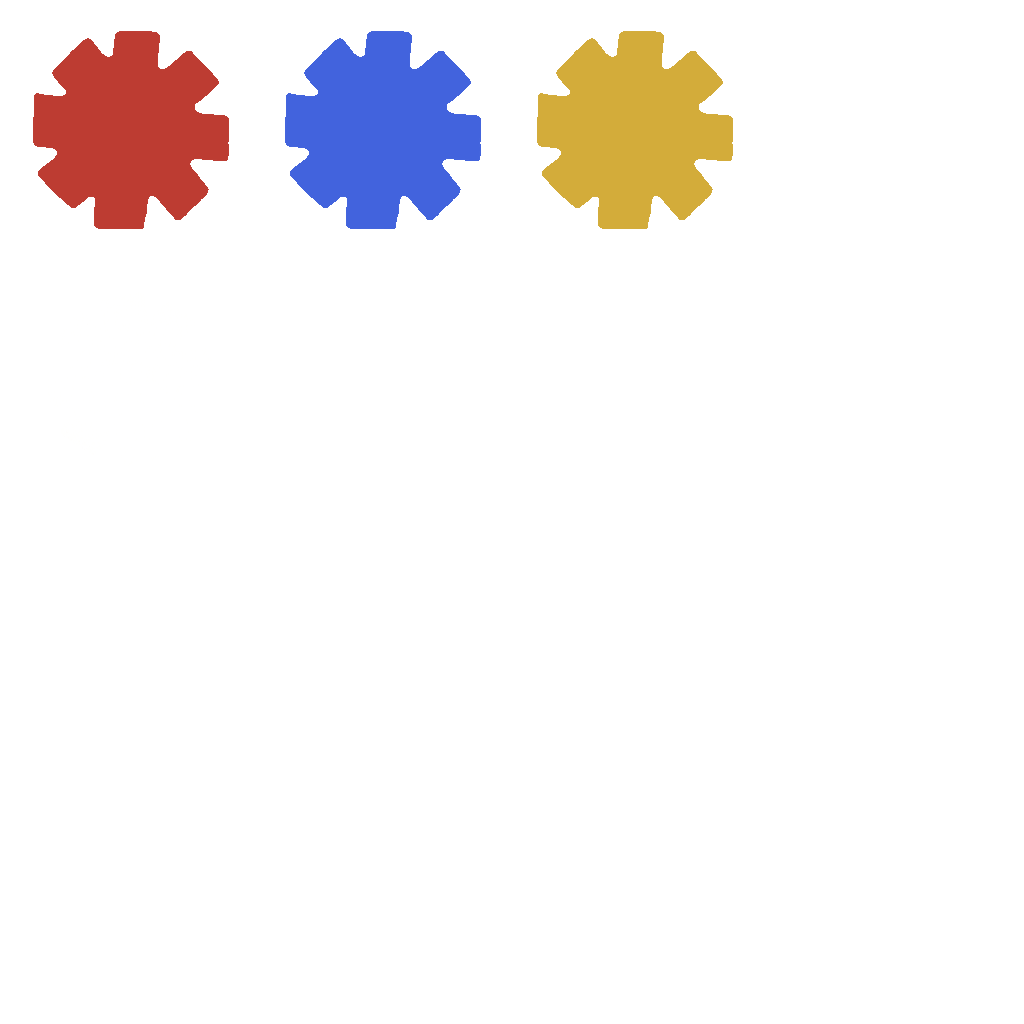
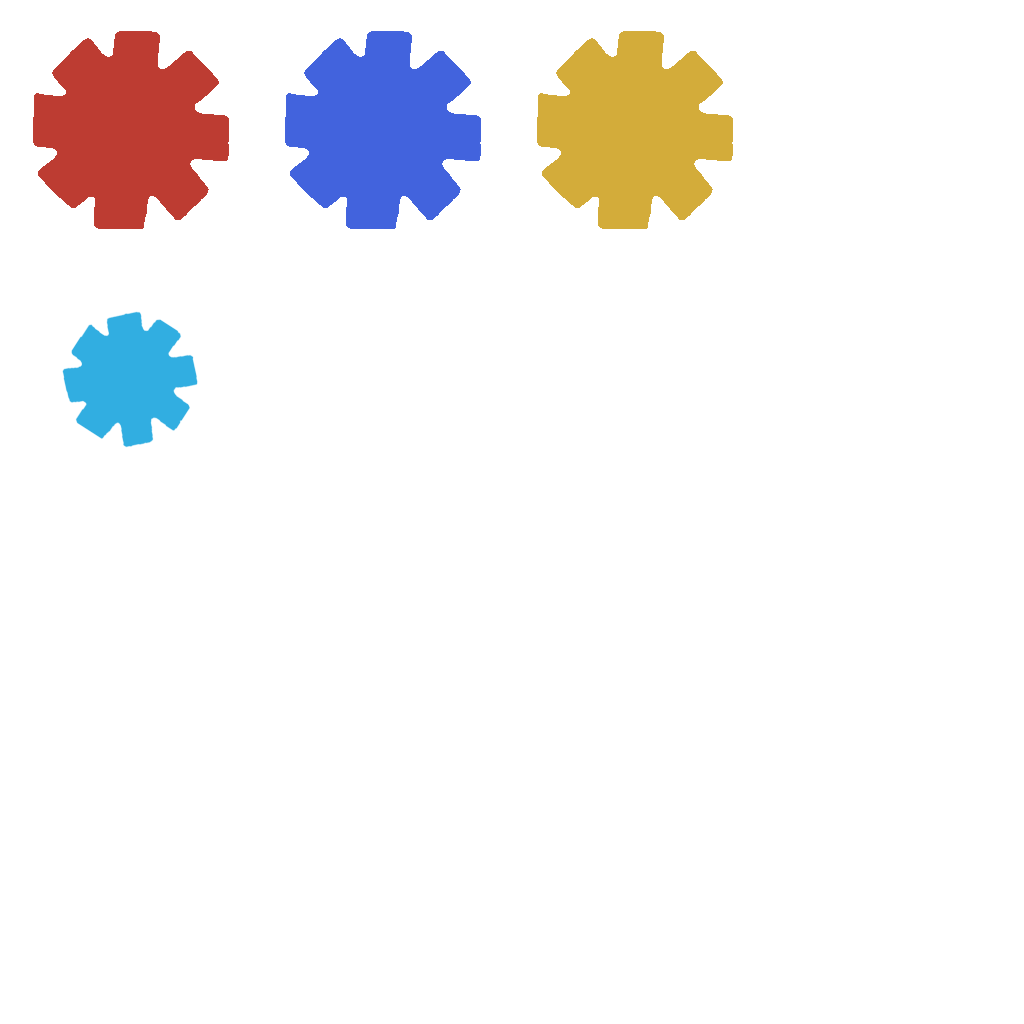
Before/after of a 1024x1024 layered artwork. What changed in the layer stack:
painted on "Calque 1 copie 3" over [62, 311, 198, 448]